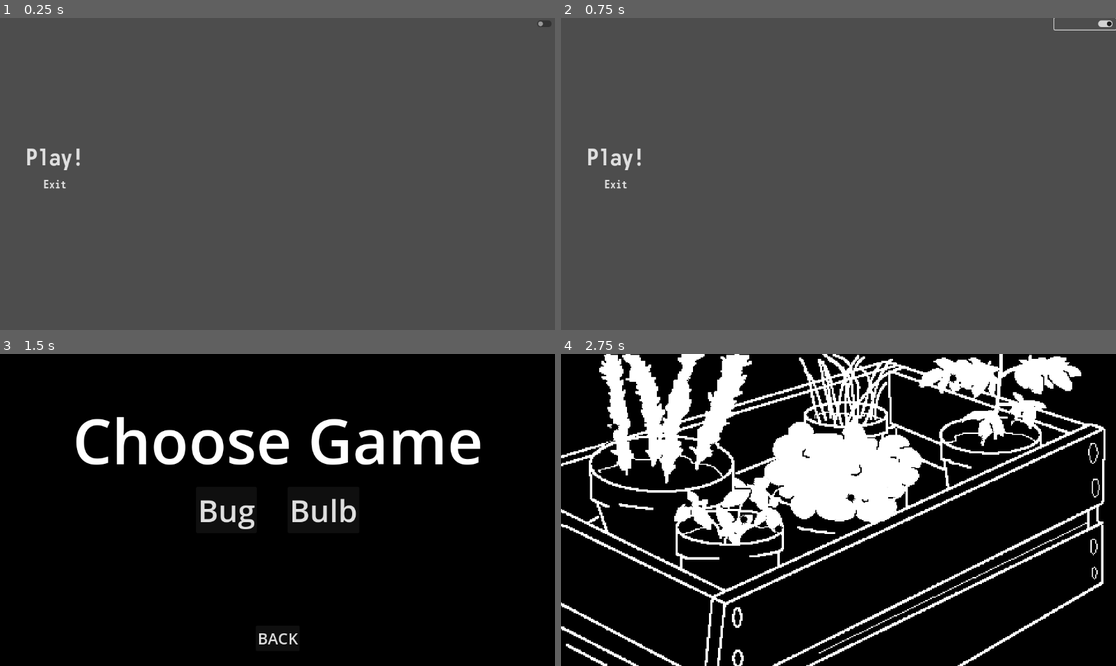
Above: before the commit, frames 1-4 (two rows, left to right).
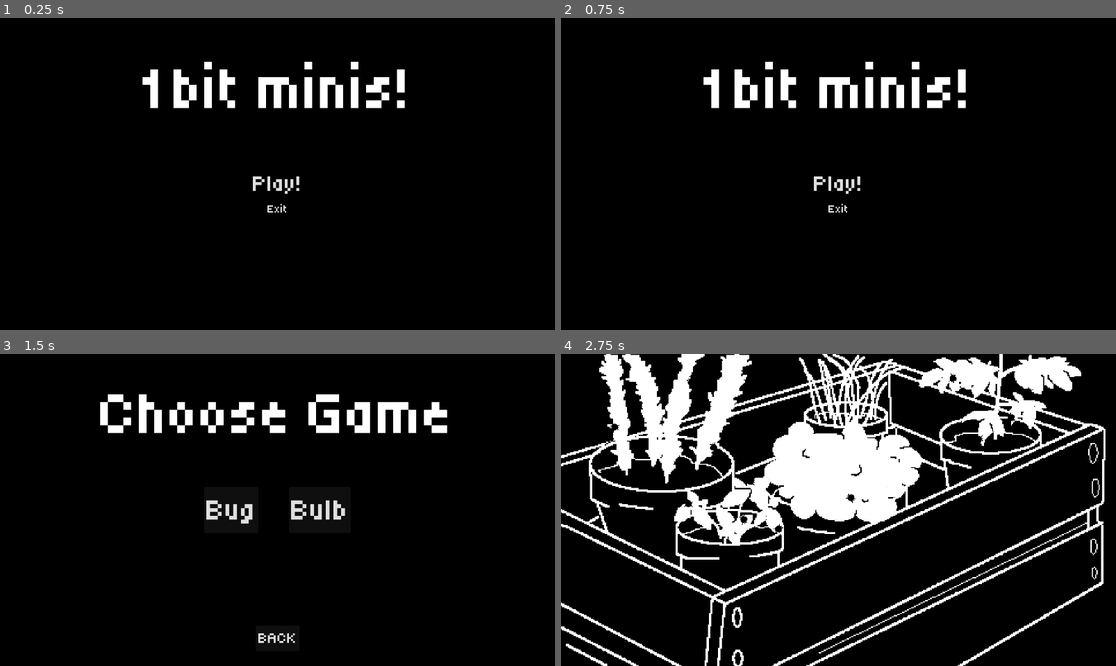
Above: after the commit, the same moments.

Repository: alhabast/1bit_minis
Game: Godot game, scene res://scenes/main_menu.tscn
Same seed, same stepped clock (60 frames per second), same inputs: the game is played once before the commit and once after it.
Inputs (mouse positions are in pixels of both pictures, inside the frame that each line leads up to):
- Up to frame 1 (0.25 s): no input
- Up to frame 2 (0.75 s): click (1082, 24) at 0.52 s
- Up to frame 3 (1.5 s): click "Play!" at 1.25 s
- Up to frame 4 (2.75 s): click "Bug" at 2 s

The runs differ from the first frame. In frame 1, 100% of the frame differs, in the area x 0-100%, y 0-100%; in frame 2, 100%; in frame 3, 7.7%; in frame 4, nothing differs.

Commit message:
Art pass menu
art pass menu

Diff:
--- a/scenes/BulbCleanerMiniGame.tscn
+++ b/scenes/BulbCleanerMiniGame.tscn
@@ -1,7 +1,8 @@
-[gd_scene load_steps=11 format=4 uid="uid://b2q3frx0b0hsm"]
+[gd_scene load_steps=12 format=4 uid="uid://b2q3frx0b0hsm"]
 
 [ext_resource type="Script" uid="uid://b04iblugxv3ls" path="res://scripts/bulb_cleaner_logic.gd" id="1_nyoer"]
 [ext_resource type="Texture2D" uid="uid://dqoq80ao1uegu" path="res://assets/1bit 16px patterns and tiles.png" id="1_yvyht"]
+[ext_resource type="FontFile" uid="uid://bsjh5xe0fjrgq" path="res://assets/fonts/Tiny5-Regular.ttf" id="2_3mtbw"]
 [ext_resource type="Script" path="res://scripts/tilepainter.gd" id="2_pkphr"]
 [ext_resource type="Texture2D" uid="uid://bwysvq63gaf6c" path="res://assets/bulb/bulb.png" id="3_ah1af"]
 [ext_resource type="Script" path="res://scripts/cursor_follow.gd" id="5_26aoo"]
@@ -828,6 +829,19 @@
 [node name="Bulb Cleaner Mini Game" type="Node2D"]
 script = ExtResource("1_nyoer")
 
+[node name="winlabel" type="Label" parent="."]
+visible = false
+top_level = true
+offset_left = -390.0
+offset_top = -92.0
+offset_right = 430.0
+offset_bottom = 88.0
+size_flags_horizontal = 4
+theme_override_constants/outline_size = 20
+theme_override_fonts/font = ExtResource("2_3mtbw")
+theme_override_font_sizes/font_size = 160
+text = "CONGRATS!"
+
 [node name="TileMapLayer" type="TileMapLayer" parent="."]
 tile_map_data = PackedByteArray("AAD+/wQAAQAHAAcAAAD//wQAAQAHAAcAAAAAAAQAAQAHAAcAAAABAAQAAQAHAAcAAAABAAUAAQAHAAcAAAABAA …(10448 unchanged characters)…
 tile_set = SubResource("TileSet_o6aui")
--- a/scenes/GardeningMiniGame/GardeningMiniGame.tscn
+++ b/scenes/GardeningMiniGame/GardeningMiniGame.tscn
@@ -1,8 +1,9 @@
-[gd_scene load_steps=32 format=3 uid="uid://b4481v0ej7q3v"]
+[gd_scene load_steps=33 format=3 uid="uid://b4481v0ej7q3v"]
 
 [ext_resource type="Script" uid="uid://bjod8s0m1cb6s" path="res://scripts/minigames/gardening/gardening_gamelogic.gd" id="1_d1f6l"]
 [ext_resource type="Texture2D" uid="uid://ctrs0536a6ilg" path="res://assets/gardening/bug.png" id="2_yfe0y"]
 [ext_resource type="Script" uid="uid://rhp3iaxem6sc" path="res://scripts/minigames/gardening/bug_patrol.gd" id="3_rnuuo"]
+[ext_resource type="FontFile" uid="uid://bsjh5xe0fjrgq" path="res://assets/fonts/Tiny5-Regular.ttf" id="3_t5m2y"]
 [ext_resource type="Texture2D" uid="uid://bbxpcfi62p0s" path="res://assets/gardening/BG.png" id="5_mex0m"]
 [ext_resource type="Texture2D" uid="uid://tc2tr15858ad" path="res://assets/gardening/leaves/Basil_01.PNG" id="6_kg073"]
 [ext_resource type="Texture2D" uid="uid://dsi4dlnflkdi1" path="res://assets/gardening/leaves/Basil_02.PNG" id="7_dybb2"]
@@ -124,6 +125,19 @@
 [node name="Background" type="Sprite2D" parent="."]
 texture = ExtResource("5_mex0m")
 
+[node name="winlabel" type="Label" parent="."]
+visible = false
+top_level = true
+offset_left = -198.0
+offset_top = -45.0
+offset_right = 212.0
+offset_bottom = 45.0
+size_flags_horizontal = 4
+theme_override_constants/outline_size = 20
+theme_override_fonts/font = ExtResource("3_t5m2y")
+theme_override_font_sizes/font_size = 80
+text = "CONGRATS!"
+
 [node name="Basil01" type="Area2D" parent="."]
 collision_layer = 5
 script = ExtResource("12_64vxl")
--- a/scenes/game_select_menu.tscn
+++ b/scenes/game_select_menu.tscn
@@ -1,6 +1,7 @@
-[gd_scene load_steps=2 format=3 uid="uid://b4ojot8ql0tyk"]
+[gd_scene load_steps=3 format=3 uid="uid://b4ojot8ql0tyk"]
 
 [ext_resource type="Script" uid="uid://d1q73gajwclmr" path="res://scenes/game_select_menu.gd" id="1_nokh3"]
+[ext_resource type="FontFile" uid="uid://bsjh5xe0fjrgq" path="res://assets/fonts/Tiny5-Regular.ttf" id="2_n0rje"]
 
 [node name="GameSelectMenu" type="Control"]
 layout_mode = 3
@@ -20,16 +21,16 @@
 grow_vertical = 2
 color = Color(0, 0, 0, 1)
 
-[node name="Label" type="Label" parent="."]
-layout_mode = 1
-anchors_preset = 5
-anchor_left = 0.5
-anchor_right = 0.5
-offset_left = -53.0
-offset_top = 92.0
-offset_right = 54.0
-offset_bottom = 141.0
-grow_horizontal = 2
+[node name="MarginContainer" type="MarginContainer" parent="."]
+layout_mode = 0
+offset_left = 208.0
+offset_right = 248.0
+offset_bottom = 40.0
+theme_override_constants/margin_top = 52
+
+[node name="Label" type="Label" parent="MarginContainer"]
+layout_mode = 2
+theme_override_fonts/font = ExtResource("2_n0rje")
 theme_override_font_sizes/font_size = 128
 text = "Choose Game
 "
@@ -53,11 +54,13 @@
 
 [node name="bug_game_button" type="Button" parent="HBoxContainer"]
 layout_mode = 2
+theme_override_fonts/font = ExtResource("2_n0rje")
 theme_override_font_sizes/font_size = 64
 text = "Bug"
 
 [node name="bulb_game_button" type="Button" parent="HBoxContainer"]
 layout_mode = 2
+theme_override_fonts/font = ExtResource("2_n0rje")
 theme_override_font_sizes/font_size = 64
 text = "Bulb"
 
@@ -74,6 +77,7 @@
 offset_bottom = -31.0
 grow_horizontal = 2
 grow_vertical = 0
+theme_override_fonts/font = ExtResource("2_n0rje")
 theme_override_font_sizes/font_size = 32
 text = "BACK"
 
--- a/scenes/main_menu.tscn
+++ b/scenes/main_menu.tscn
@@ -1,7 +1,7 @@
 [gd_scene load_steps=3 format=3 uid="uid://3sxdn61dhmj3"]
 
 [ext_resource type="Script" uid="uid://dhujs05ipv18g" path="res://scenes/main_menu.gd" id="1_ekxnf"]
-[ext_resource type="FontFile" uid="uid://q3l2wf86hwu" path="res://assets/fonts/monofonto rg.otf" id="2_bqqt6"]
+[ext_resource type="FontFile" uid="uid://bsjh5xe0fjrgq" path="res://assets/fonts/Tiny5-Regular.ttf" id="2_ekxnf"]
 
 [node name="MainMenu" type="Control"]
 layout_mode = 3
@@ -12,45 +12,72 @@
 grow_vertical = 2
 script = ExtResource("1_ekxnf")
 
-[node name="VBoxContainer" type="VBoxContainer" parent="."]
+[node name="ColorRect" type="ColorRect" parent="."]
 layout_mode = 1
-anchors_preset = 4
+anchors_preset = 15
+anchor_right = 1.0
+anchor_bottom = 1.0
+grow_horizontal = 2
+grow_vertical = 2
+color = Color(0, 0, 0, 1)
+
+[node name="MarginContainer2" type="MarginContainer" parent="."]
+layout_mode = 1
+anchors_preset = 5
+anchor_left = 0.5
+anchor_right = 0.5
+offset_left = -280.0
+offset_right = 280.0
+offset_bottom = 144.0
+grow_horizontal = 2
+theme_override_constants/margin_top = 75
+
+[node name="Label" type="Label" parent="MarginContainer2"]
+layout_mode = 2
+size_flags_horizontal = 4
+theme_override_fonts/font = ExtResource("2_ekxnf")
+theme_override_font_sizes/font_size = 128
+text = "1bit minis!"
+horizontal_alignment = 1
+vertical_alignment = 1
+
+[node name="MarginContainer" type="MarginContainer" parent="."]
+layout_mode = 1
+anchors_preset = 8
+anchor_left = 0.5
 anchor_top = 0.5
+anchor_right = 0.5
 anchor_bottom = 0.5
-offset_left = 50.0
-offset_top = -69.0
-offset_right = 178.0
-offset_bottom = 69.0
+offset_left = -64.0
+offset_top = -11.49
+offset_right = 64.0
+offset_bottom = 97.51
+grow_horizontal = 2
 grow_vertical = 2
 
-[node name="play_button" type="Button" parent="VBoxContainer"]
+[node name="VBoxContainer" type="VBoxContainer" parent="MarginContainer"]
+layout_mode = 2
+size_flags_horizontal = 4
+
+[node name="play_button" type="Button" parent="MarginContainer/VBoxContainer"]
 layout_mode = 2
 size_flags_horizontal = 4
 size_flags_vertical = 4
-theme_override_fonts/font = ExtResource("2_bqqt6")
+theme_override_fonts/font = ExtResource("2_ekxnf")
 theme_override_font_sizes/font_size = 48
 text = "Play!"
 flat = true
 alignment = 0
 
-[node name="exit_button" type="Button" parent="VBoxContainer"]
+[node name="exit_button" type="Button" parent="MarginContainer/VBoxContainer"]
 layout_mode = 2
 size_flags_horizontal = 4
 size_flags_vertical = 4
-theme_override_fonts/font = ExtResource("2_bqqt6")
+theme_override_fonts/font = ExtResource("2_ekxnf")
 theme_override_font_sizes/font_size = 24
 text = "Exit"
 flat = true
 alignment = 0
 
-[node name="CheckButton" type="CheckButton" parent="."]
-layout_mode = 1
-anchors_preset = 1
-anchor_left = 1.0
-anchor_right = 1.0
-offset_left = -128.0
-offset_bottom = 24.0
-grow_horizontal = 0
-
-[connection signal="pressed" from="VBoxContainer/play_button" to="." method="_on_play_button_pressed"]
-[connection signal="pressed" from="VBoxContainer/exit_button" to="." method="_on_exit_button_pressed"]
+[connection signal="pressed" from="MarginContainer/VBoxContainer/play_button" to="." method="_on_play_button_pressed"]
+[connection signal="pressed" from="MarginContainer/VBoxContainer/exit_button" to="." method="_on_exit_button_pressed"]
--- a/scripts/bulb_cleaner_logic.gd
+++ b/scripts/bulb_cleaner_logic.gd
@@ -4,5 +4,6 @@
 
 func _physics_process(_delta):
 	if tilemap.score >= 1:
+		get_node("winlabel").show()
 		await get_tree().create_timer(1.0).timeout
 		get_tree().change_scene_to_file("res://scenes/main_menu.tscn")
--- a/scripts/minigames/gardening/gardening_gamelogic.gd
+++ b/scripts/minigames/gardening/gardening_gamelogic.gd
@@ -6,5 +6,6 @@
 #checks if score is high enough to win
 func _process(_delta):
 	if score >= winscore:
+		get_node("winlabel").show()
 		await get_tree().create_timer(1.0).timeout
 		get_tree().change_scene_to_file("res://scenes/main_menu.tscn")
Binary file added: assets/fonts/Tiny5-Regular.ttf
Not shown, added: assets/fonts/Tiny5-Regular.ttf.import
Binary file removed: assets/fonts/monofonto rg.otf
Not shown, removed: assets/fonts/monofonto rg.otf.import
Not shown, added: export_presets.cfg
Not shown, added: export/1-Bit_Minis.audio.position.worklet.js
Not shown, added: export/1-Bit_Minis.audio.worklet.js
Not shown, added: export/1-Bit_Minis.html
Not shown, added: export/1-Bit_Minis.js
Not shown, added: export/1-Bit_Minis.pck
Not shown, added: export/1-Bit_Minis.png
Not shown, added: export/1-Bit_Minis.wasm
